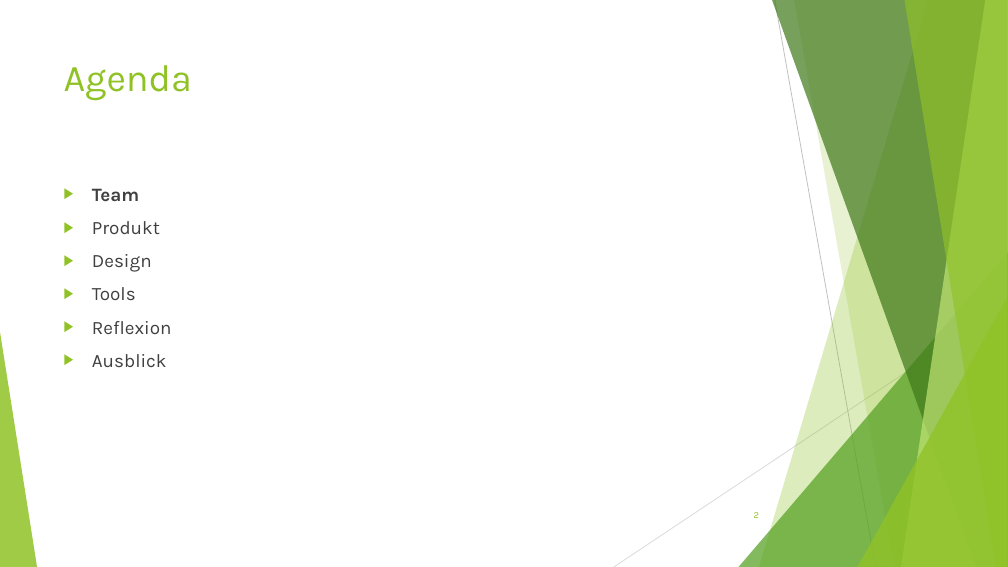
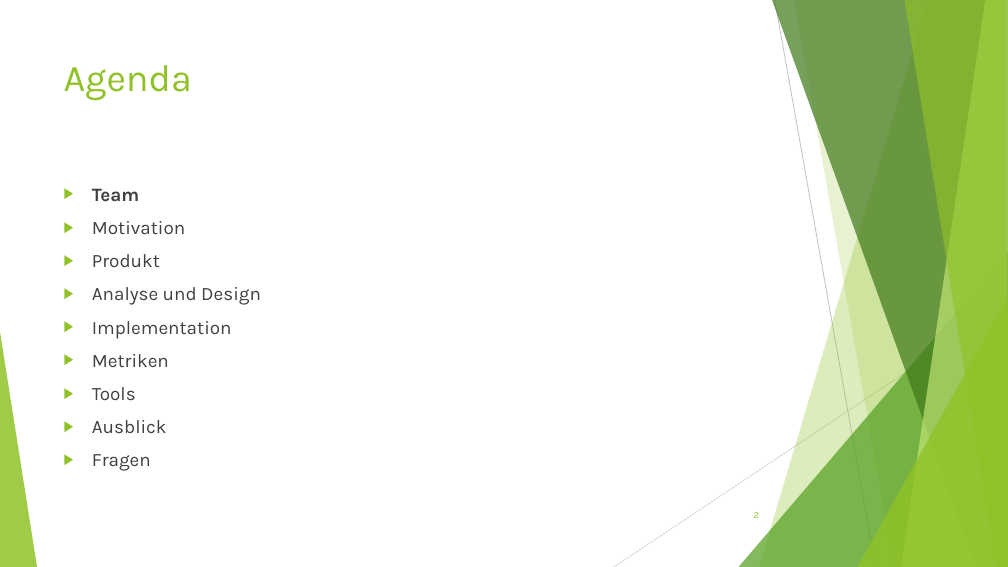
Before and after one commit to BirbsOfPrey/RecipeManager-Project, a slide deck: slide 2 of Präsentation/RecipeManager_Präsentation.pptx. Drawn at 1008x567 pixels with LibreOffice and Linux fonts; fonts in the diff are those of the drawing. Boxes give left, top, right and bottom in pixels: in the first picture for what was removed or moved away, otherwise in the second. Text is boxed around its words. In the diff, an @@ line names an element or a change of style, - is before the commit and + after.

```diff
--- a/Präsentation/RecipeManager_Präsentation.pptx
+++ b/Präsentation/RecipeManager_Präsentation.pptx
@@ text at <box>92,221,185,234</box>: paragraph added @@
+▶ Motivation
@@ text at <box>92,287,261,367</box>: text changed @@
-▶ Design
+▶ Analyse und Design
+▶ Implementation
+▶ Metriken
@@ text at <box>92,321,172,334</box>: paragraph removed @@
-▶ Reflexion
@@ text at <box>92,454,151,471</box>: paragraph added @@
+▶ Fragen
```
Also in this commit, not shown: 9 other slides changed, 8 slides added, 2 slides removed, 2 other files.
